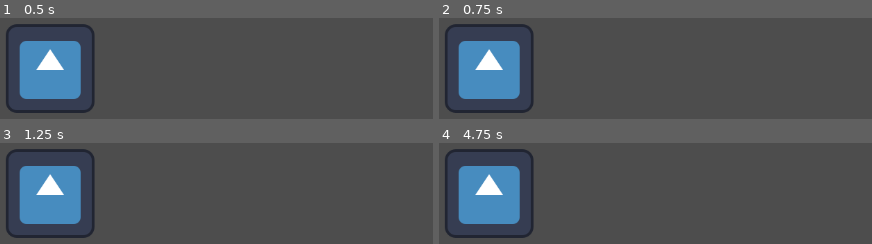
Above: before the commit, frames 1-4 (two rows, left to right).
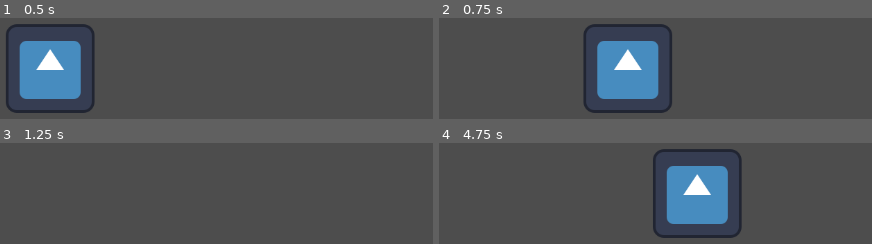
Above: after the commit, the same moments.

Repository: eagle-eye-scouter/GGJ_BubbleBlowing
Game: Godot game, scene res://src/scroll_world.tscn
Same seed, same stepped clock (60 frames per second), same inputs: the game is played once before the commit and once after it. Before the commit the project has no main scene; this scene is started directly in both runs. The engine's default icon, where the game draws it, is replaced by a stand-in: a white triangle on a blue panel in a dark square.
Inputs:
- Up to frame 1 (0.5 s): no input
- Up to frame 2 (0.75 s): tap Enter at 0.5 s; hold D (player_right, bound only after the commit) from 0.53 s (still down)
- Up to frame 3 (1.25 s): keep holding D (player_right, bound only after the commit)
- Up to frame 4 (4.75 s): release D (player_right, bound only after the commit) at 1.28 s; hold Down (ui_down) 1.28-2.03 s; tap Space at 2, 3.5 s; hold D (player_right, bound only after the commit) 2.03-2.78 s; tap Enter at 2.75, 4.25 s; hold Up (ui_up) 2.78-3.53 s; hold A (player_left, bound only after the commit) from 3.53 s (still down)

Frame 1 is identical in both runs. In frame 2, 21% of the frame differs, in the area x 1-54%, y 5-95%; in frame 3, 11%; in frame 4, 21%.

Commit message:
Add input, main scene

Diff:
--- a/project.godot
+++ b/project.godot
@@ -11,6 +11,7 @@
 [application]
 
 config/name="BubbleBlower"
+run/main_scene="res://src/scroll_world.tscn"
 config/features=PackedStringArray("4.3", "GL Compatibility")
 config/icon="res://icon.svg"
 
@@ -18,6 +19,21 @@
 
 project/assembly_name="BubbleBlower"
 
+[input]
+
+player_left={
+"deadzone": 0.5,
+"events": [Object(InputEventKey,"resource_local_to_scene":false,"resource_name":"","device":-1,"window_id":0,"alt_pressed":false,"shift_pressed":false,"ctrl_pressed":false,"meta_pressed":false,"pressed":false,"keycode":0,"physical_keycode":65,"key_label":0,"unicode":97,"location":0,"echo":false,"script":null)
+, Object(InputEventKey,"resource_local_to_scene":false,"resource_name":"","device":-1,"window_id":0,"alt_pressed":false,"shift_pressed":false,"ctrl_pressed":false,"meta_pressed":false,"pressed":false,"keycode":0,"physical_keycode":4194319,"key_label":0,"unicode":0,"location":0,"echo":false,"script":null)
+]
+}
+player_right={
+"deadzone": 0.5,
+"events": [Object(InputEventKey,"resource_local_to_scene":false,"resource_name":"","device":-1,"window_id":0,"alt_pressed":false,"shift_pressed":false,"ctrl_pressed":false,"meta_pressed":false,"pressed":false,"keycode":0,"physical_keycode":68,"key_label":0,"unicode":100,"location":0,"echo":false,"script":null)
+, Object(InputEventKey,"resource_local_to_scene":false,"resource_name":"","device":-1,"window_id":0,"alt_pressed":false,"shift_pressed":false,"ctrl_pressed":false,"meta_pressed":false,"pressed":false,"keycode":0,"physical_keycode":4194321,"key_label":0,"unicode":0,"location":0,"echo":false,"script":null)
+]
+}
+
 [rendering]
 
 renderer/rendering_method="gl_compatibility"
